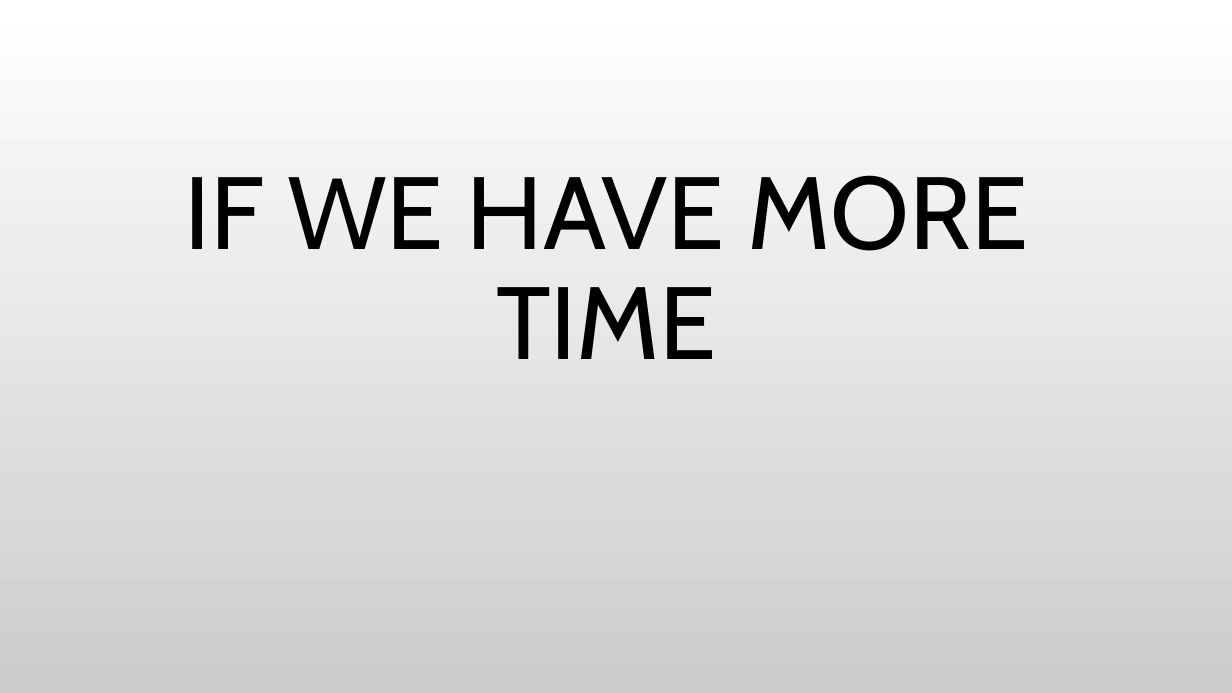
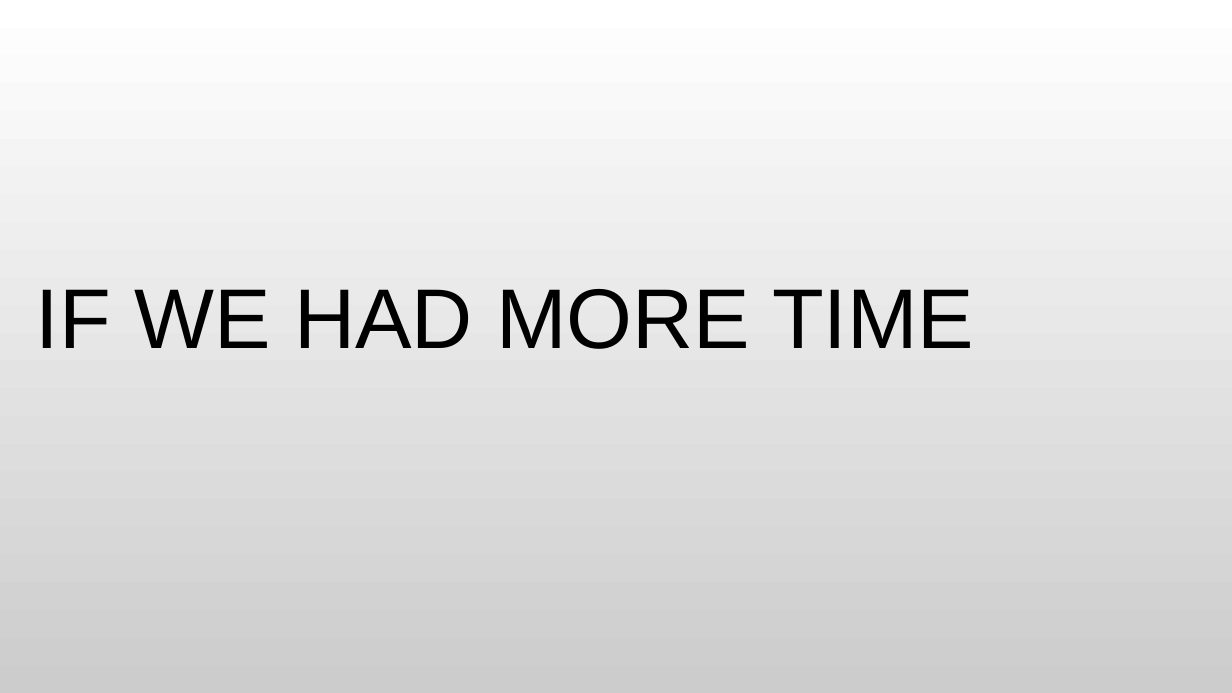
Before and after one commit to Anuujints/FinalUCBX, a slide deck: slide 3 of flu_indicator/data/resources/Presentation1.pptx (slide 1 before the commit). Drawn at 1232x693 pixels with LibreOffice and Linux fonts; fonts in the diff are those of the drawing; background and template pictures are left out. Boxes give left, top, right and bottom in pixels: in the first picture for what was removed or moved away, otherwise in the second. Text is boxed around its words. In the diff, an @@ line names an element or a change of style, - is before the commit and + after.

```diff
--- a/flu_indicator/data/resources/Presentation1.pptx
+++ b/flu_indicator/data/resources/Presentation1.pptx
@@ text "IF WE HAD MORE TIME" at bbox=[36, 289, 974, 349]: vertical alignment middle to top @@
@@ text at bbox=[36, 289, 974, 349]: text changed; size 80 to 66 pt; font Cabin to Arial @@
-IF WE HAVE MORE TIME
+IF WE HAD MORE TIME
```
Also in this commit, not shown: 2 slides added, 17 other files.
